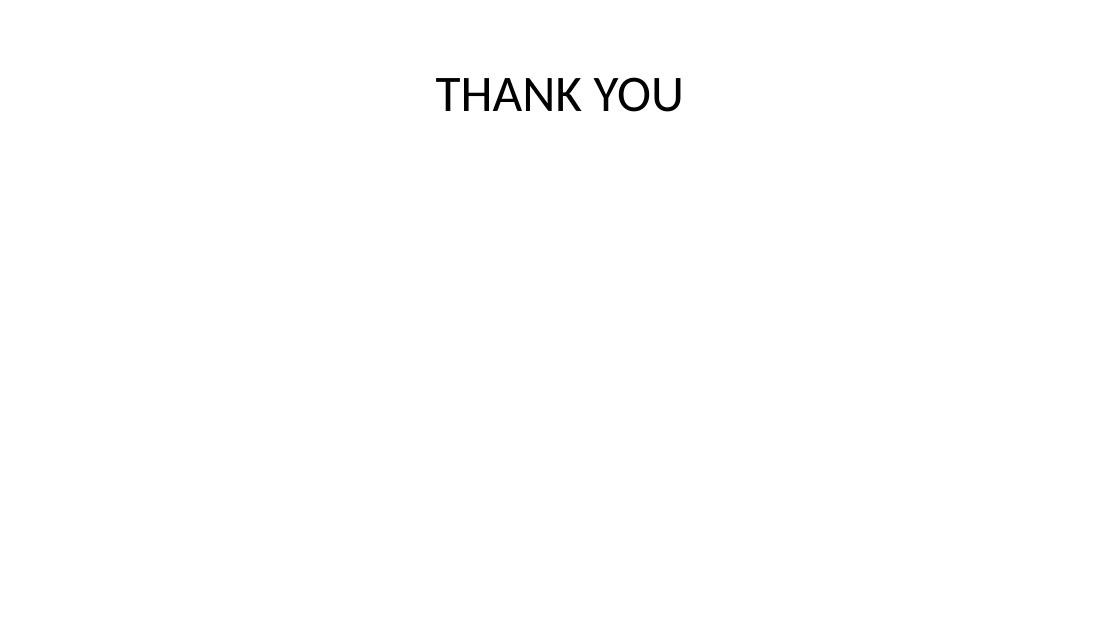
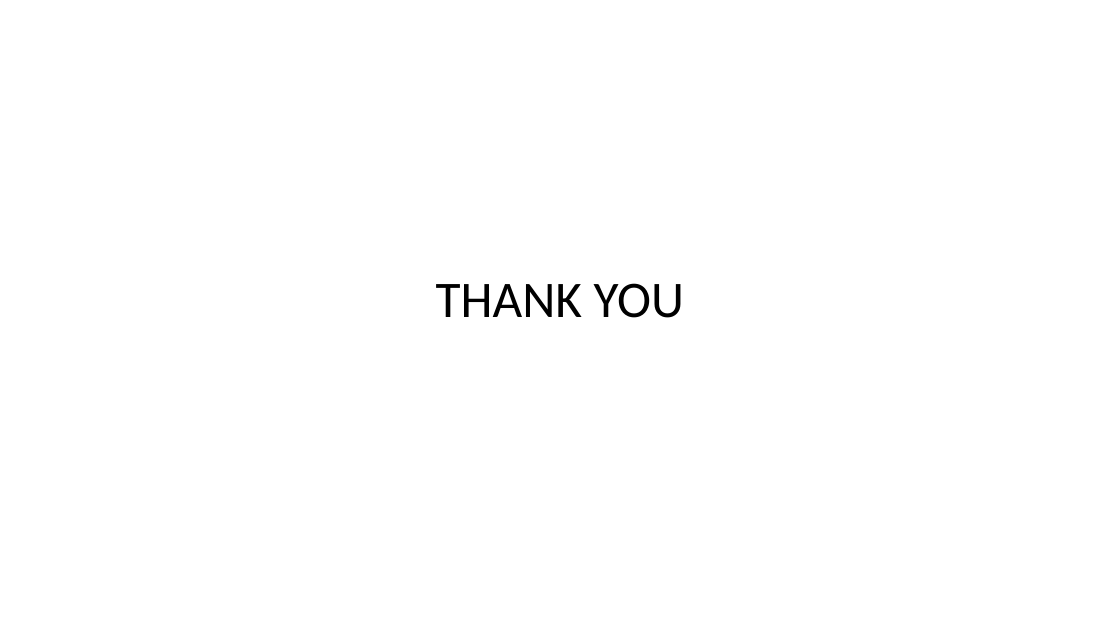
Before and after one commit to abhisheksajwan98/GIT-CONCEPTS, a slide deck: slide 11 of KOSS TASK(ROUND 2).pptx (slide 10 before the commit). Drawn at 1120x630 pixels with LibreOffice and Linux fonts; fonts in the diff are those of the drawing. Boxes give left, top, right and bottom in pixels: in the first picture for what was removed or moved away, otherwise in the second. Text is boxed around its words. In the diff, an @@ line names an element or a change of style, - is before the commit and + after.

```diff
--- a/KOSS TASK(ROUND 2).pptx
+++ b/KOSS TASK(ROUND 2).pptx
@@ title "THANK YOU": place and size @@
-title "THANK YOU" at <box>436,77,684,112</box>
+title "THANK YOU" at <box>436,283,684,318</box>
```
Also in this commit, not shown: 7 other slides changed, 1 slide added.
